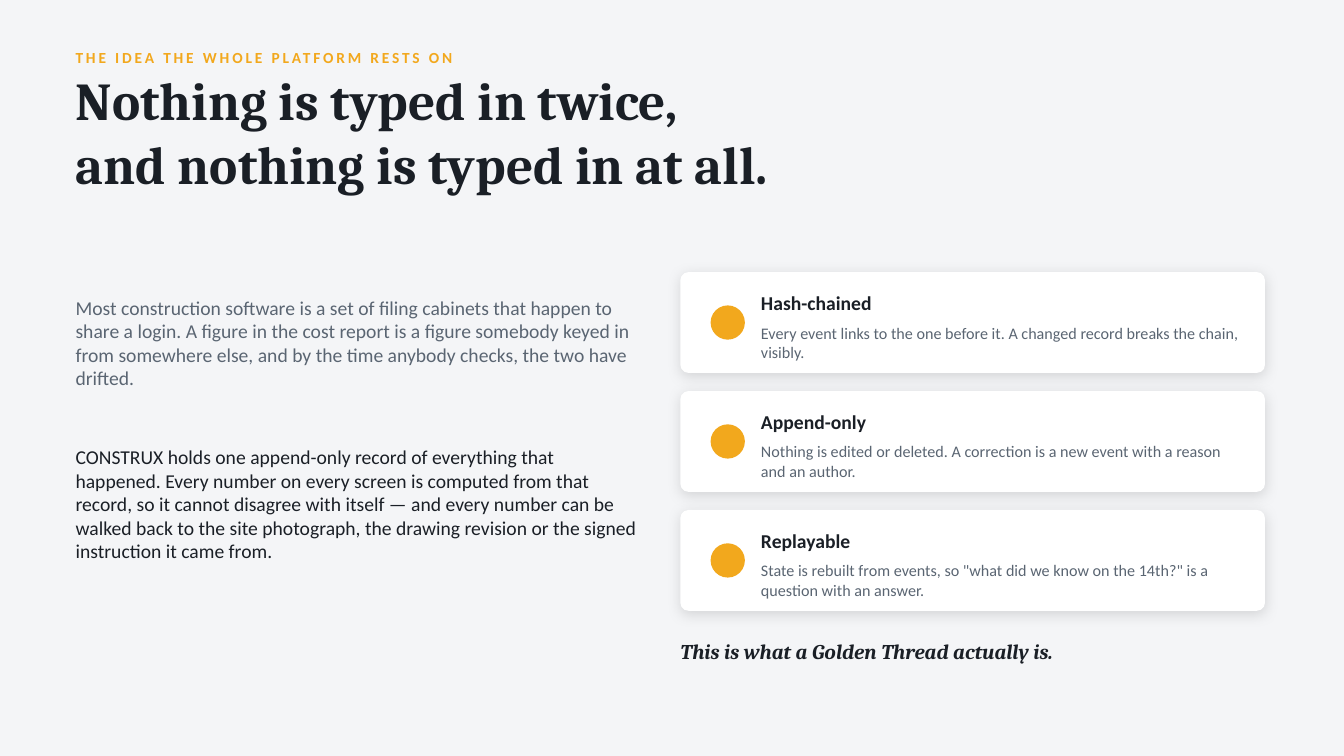
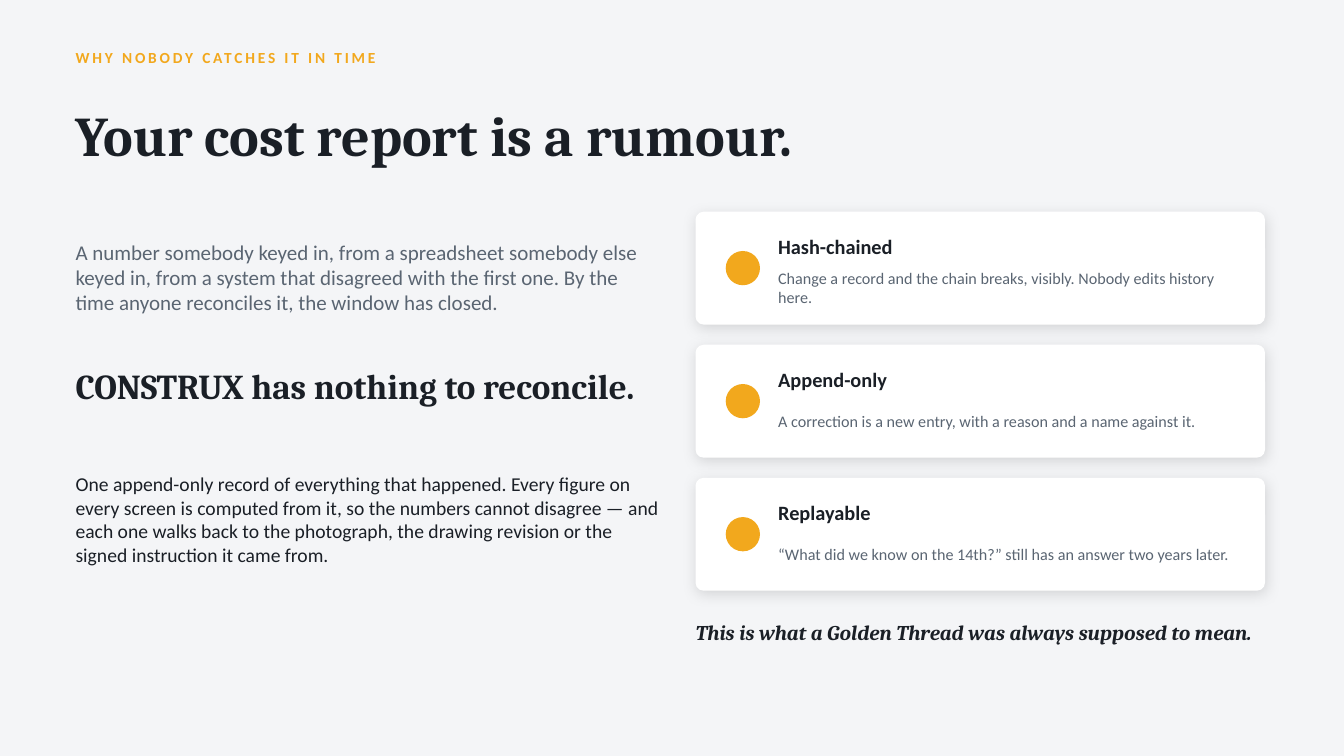
Before and after one commit to jnnseya-cpu/construx, a slide deck: slide 4 of docs/go-to-market/CONSTRUX-Overview.pptx. Drawn at 1344x756 pixels with LibreOffice and Linux fonts; fonts in the diff are those of the drawing. Boxes give left, top, right and bottom in pixels: in the first picture for what was removed or moved away, otherwise in the second. Text is boxed around its words. In the diff, an @@ line names an element or a change of style, - is before the commit and + after.

```diff
--- a/docs/go-to-market/CONSTRUX-Overview.pptx
+++ b/docs/go-to-market/CONSTRUX-Overview.pptx
@@ text at (76,42,1265,73): text changed @@
-THE IDEA THE WHOLE PLATFORM RESTS ON
+WHY NOBODY CATCHES IT IN TIME
@@ text at (76,117,792,168): text changed; size 38 to 40 pt @@
-Nothing is typed in twice,
-and nothing is typed in at all.
+Your cost report is a rumour.
@@ proportions changed in 3 elements at (696,478,1265,591), (696,345,1265,458), (696,212,1265,325) @@
@@ rounded rectangle: place and size @@
-rounded rectangle at (681,272,1265,373)
+rounded rectangle at (696,212,1265,325)
@@ size 14 to 14.5 pt in 3 elements at (778,505,870,524), (778,372,887,391), (778,239,892,254) @@
@@ text "Hash-chained": place and size @@
-text "Hash-chained" at (761,296,872,310)
+text "Hash-chained" at (778,239,892,254)
@@ text at (76,245,637,314): text changed; size 14 to 15 pt @@
-Most construction software is a set of filing cabinets that happen to share a login. A figure in the cost report is a figure somebody keyed in from somewhere else, and by the time anybody checks, the two have drifted.
+A number somebody keyed in, from a spreadsheet somebody else keyed in, from a system that disagreed with the first one. By the time anyone reconciles it, the window has closed.
@@ ellipse: place and size @@
-ellipse at (711,306,745,340)
+ellipse at (726,251,760,285)
@@ text at (778,273,1214,303): text changed @@
-Every event links to the one before it. A changed record breaks the chain, visibly.
+Change a record and the chain breaks, visibly. Nobody edits history here.
@@ rounded rectangle: place and size @@
-rounded rectangle at (681,391,1265,492)
+rounded rectangle at (696,345,1265,458)
@@ text added at (76,374,634,407), 25 pt, text #1A1F26, bold @@
+CONSTRUX has nothing to reconcile.
@@ ellipse: place and size @@
-ellipse at (711,424,745,459)
+ellipse at (726,384,760,418)
@@ text "Append-only": place and size @@
-text "Append-only" at (761,415,866,432)
+text "Append-only" at (778,372,887,391)
@@ text at (778,416,1195,430): text changed @@
-Nothing is edited or deleted. A correction is a new event with a reason and an author.
+A correction is a new entry, with a reason and a name against it.
@@ text at (76,477,658,566): text changed @@
-CONSTRUX holds one append-only record of everything that happened. Every number on every screen is computed from that record, so it cannot disagree with itself — and every number can be walked back to the site photograph, the drawing revision or the signed instruction it came from.
+One append-only record of everything that happened. Every figure on every screen is computed from it, so the numbers cannot disagree — and each one walks back to the photograph, the drawing revision or the signed instruction it came from.
@@ rounded rectangle: place and size @@
-rounded rectangle at (681,510,1265,611)
+rounded rectangle at (696,478,1265,591)
@@ text "Replayable": place and size @@
-text "Replayable" at (761,534,850,551)
+text "Replayable" at (778,505,870,524)
@@ ellipse: place and size @@
-ellipse at (711,543,745,578)
+ellipse at (726,517,760,552)
@@ text at (778,548,1229,563): text changed @@
-State is rebuilt from events, so "what did we know on the 14th?" is a question with an answer.
+“What did we know on the 14th?” still has an answer two years later.
@@ text at (696,625,1252,645): text changed @@
-This is what a Golden Thread actually is.
+This is what a Golden Thread was always supposed to mean.
```
Also in this commit, not shown: 6 other slides changed, 4 slides added, 3 slides removed, 1 other file.
